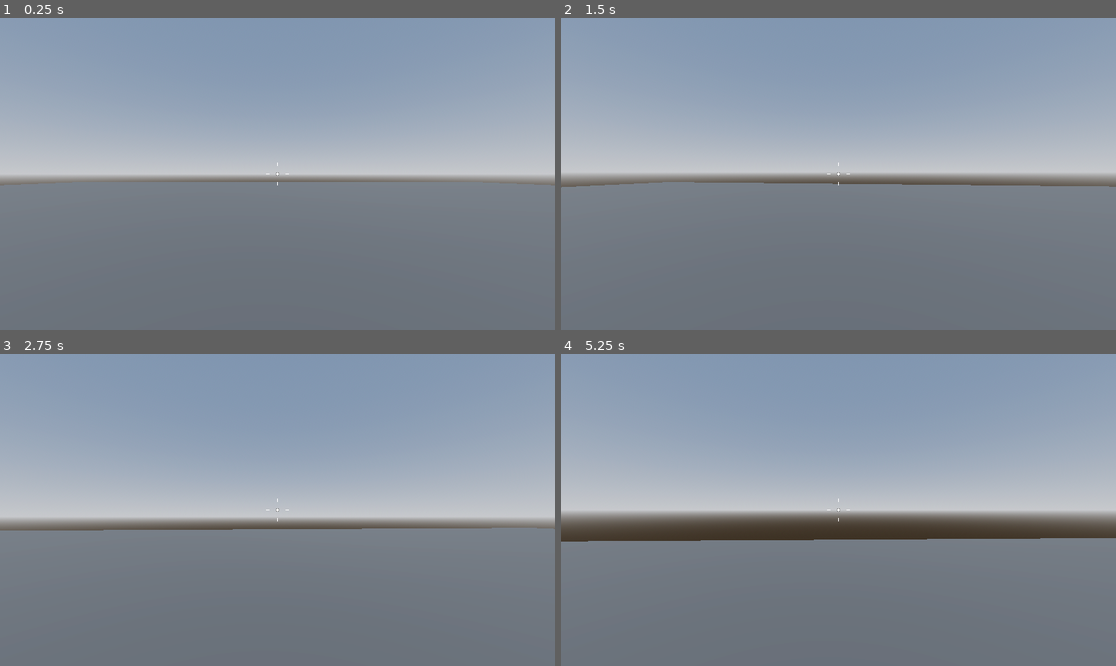
Above: before the commit, frames 1-4 (two rows, left to right).
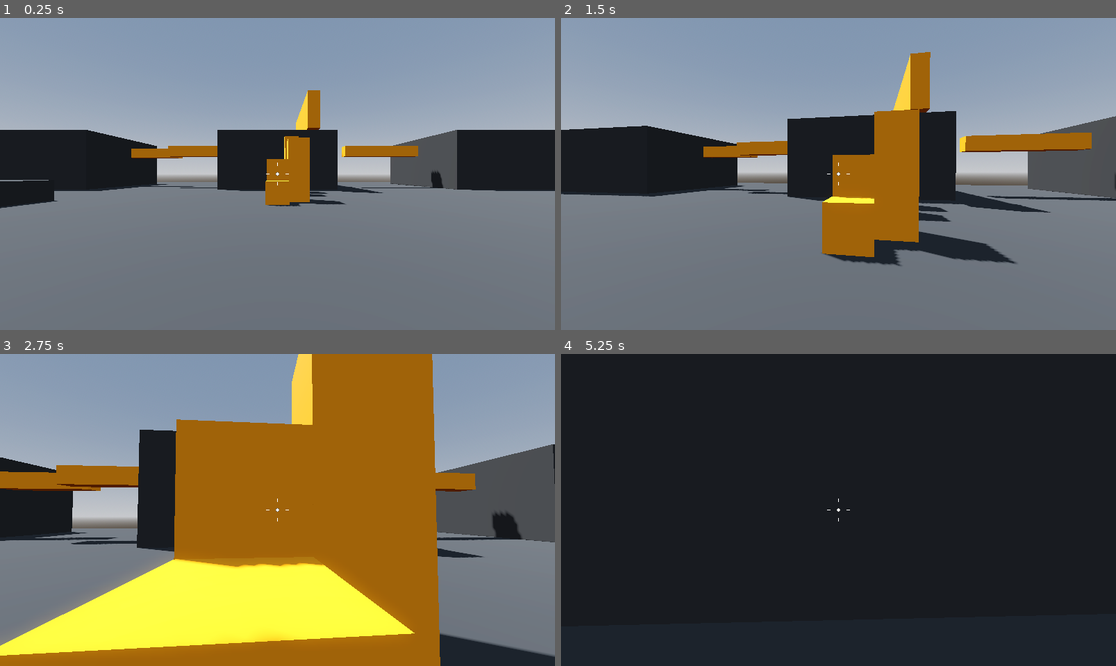
Above: after the commit, the same moments.

Repository: SugarF0x/robage-3d
Game: Godot game, scene res://Levels/sandbox.tscn
Same seed, same stepped clock (60 frames per second), same inputs: the game is played once before the commit and once after it.
Inputs (mouse positions are in pixels of both pictures, inside the frame that each line leads up to):
- Up to frame 1 (0.25 s): no input
- Up to frame 2 (1.5 s): tap Enter at 0.5 s; move the mouse to (866, 174) at 0.52 s; hold W (move_forward) from 0.53 s (still down); tap Space (jump) at 0.77 s; move the mouse to (810, 174) at 1.27 s
- Up to frame 3 (2.75 s): keep holding W (move_forward); tap Space (jump) at 1.52 s; move the mouse to (288, 503) at 2.02 s
- Up to frame 4 (5.25 s): keep holding W (move_forward); tap Space (jump) at 2.75, 3.02, 3.77, 4.52 s; move the mouse to (832, 516) at 2.77 s; move the mouse to (877, 513) at 3.52 s; move the mouse to (794, 506) at 4.27 s; move the mouse to (844, 510) at 5.02 s

The runs differ from the first frame. In frame 1, 17% of the frame differs, in the area x 0-100%, y 23-62%; in frame 2, 25%; in frame 3, 63%; in frame 4, 100%, in the area x 0-100%, y 0-100%.

Commit message:
add more objects to the sandbox

Diff:
--- /dev/null
+++ b/Levels/Materials/GrayMaterial.tres
@@ -0,0 +1,4 @@
+[gd_resource type="StandardMaterial3D" format=3 uid="uid://bfcw0tn2f76sy"]
+
+[resource]
+albedo_color = Color(0.196078, 0.196078, 0.196078, 1)
--- /dev/null
+++ b/Levels/Materials/OrangeMaterial.tres
@@ -0,0 +1,4 @@
+[gd_resource type="StandardMaterial3D" format=3 uid="uid://dcg5gp2j82fvr"]
+
+[resource]
+albedo_color = Color(1, 0.592157, 0, 1)
--- a/Levels/sandbox.tscn
+++ b/Levels/sandbox.tscn
@@ -1,6 +1,8 @@
 [gd_scene load_steps=7 format=3 uid="uid://b2t8cplp6prl2"]
 
+[ext_resource type="Material" uid="uid://bfcw0tn2f76sy" path="res://Levels/Materials/GrayMaterial.tres" id="1_78o21"]
 [ext_resource type="PackedScene" uid="uid://1dm7xquufcns" path="res://Player/player.tscn" id="1_n1wis"]
+[ext_resource type="Material" uid="uid://dcg5gp2j82fvr" path="res://Levels/Materials/OrangeMaterial.tres" id="3_0rd03"]
 
 [sub_resource type="ProceduralSkyMaterial" id="ProceduralSkyMaterial_2t2of"]
 sky_horizon_color = Color(0.64625, 0.65575, 0.67075, 1)
@@ -15,12 +17,6 @@
 tonemap_mode = 2
 glow_enabled = true
 
-[sub_resource type="StandardMaterial3D" id="StandardMaterial3D_mjhxh"]
-albedo_color = Color(0.196078, 0.196078, 0.196078, 1)
-
-[sub_resource type="StandardMaterial3D" id="StandardMaterial3D_eng5w"]
-albedo_color = Color(1, 0.592157, 0, 1)
-
 [node name="Sandbox" type="Node3D"]
 
 [node name="WorldEnvironment" type="WorldEnvironment" parent="."]
@@ -34,35 +30,161 @@
 transform = Transform3D(1, 0, 0, 0, 1, 0, 0, 0, 1, 0, -0.5, 0)
 use_collision = true
 size = Vector3(64, 1, 64)
-material = SubResource("StandardMaterial3D_mjhxh")
+material = ExtResource("1_78o21")
 
 [node name="Player" parent="." instance=ExtResource("1_n1wis")]
-transform = Transform3D(1, 0, 0, 0, 1, 0, 0, 0, 1, 0, 1, 0)
+transform = Transform3D(1.31134e-07, 0, -1, 0, 1, 0, 1, 0, 1.31134e-07, 0, 1, 0)
 
-[node name="Boxes" type="Node3D" parent="."]
+[node name="LevelObjects" type="Node3D" parent="."]
 transform = Transform3D(1, 0, 0, 0, 1, 0, 0, 0, 1, 0, -0.5, 0)
 
-[node name="CSGBox3D" type="CSGBox3D" parent="Boxes"]
-transform = Transform3D(1, 0, 0, 0, 1, 0, 0, 0, 1, 2, 1, 0)
-material_override = SubResource("StandardMaterial3D_eng5w")
+[node name="Buildings" type="Node3D" parent="LevelObjects"]
+
+[node name="Building" type="CSGBox3D" parent="LevelObjects/Buildings"]
+transform = Transform3D(1, 0, 0, 0, 1, 0, 0, 0, 1, 22, 3, 20)
+use_collision = true
+size = Vector3(10, 5, 10)
+material = ExtResource("1_78o21")
+
+[node name="Building2" type="CSGBox3D" parent="LevelObjects/Buildings"]
+transform = Transform3D(1, 0, 0, 0, 1, 0, 0, 0, 1, 22, 3, 0)
+use_collision = true
+size = Vector3(10, 5, 10)
+material = ExtResource("1_78o21")
+
+[node name="Building3" type="CSGBox3D" parent="LevelObjects/Buildings"]
+transform = Transform3D(1, 0, 0, 0, 1, 0, 0, 0, 1, 22, 3, -21)
+use_collision = true
+size = Vector3(10, 5, 10)
+material = ExtResource("1_78o21")
+
+[node name="Building4" type="CSGBox3D" parent="LevelObjects/Buildings"]
+transform = Transform3D(1, 0, 0, 0, 1, 0, 0, 0, 1, -22, 3, 20)
+use_collision = true
+size = Vector3(10, 5, 10)
+material = ExtResource("1_78o21")
+
+[node name="Building5" type="CSGBox3D" parent="LevelObjects/Buildings"]
+transform = Transform3D(1, 0, 0, 0, 1, 0, 0, 0, 1, -22, 3, 0)
+use_collision = true
+size = Vector3(10, 5, 10)
+material = ExtResource("1_78o21")
+
+[node name="Building6" type="CSGBox3D" parent="LevelObjects/Buildings"]
+transform = Transform3D(1, 0, 0, 0, 1, 0, 0, 0, 1, -22, 3, -21)
+use_collision = true
+size = Vector3(10, 5, 10)
+material = ExtResource("1_78o21")
+
+[node name="LargePlatform" type="CSGBox3D" parent="LevelObjects/Buildings"]
+transform = Transform3D(1, 0, 0, 0, 1, 0, 0, 0, 1, 0, 1, -21)
+use_collision = true
+size = Vector3(20, 1, 20)
+material = ExtResource("1_78o21")
+
+[node name="Boxes" type="Node3D" parent="LevelObjects"]
+
+[node name="Polygons" type="Node3D" parent="LevelObjects/Boxes"]
+transform = Transform3D(1, 0, 0, 0, 1, 0, 0, 0, 1, 0, 0.5, 0)
+
+[node name="CSGPolygon3D" type="CSGPolygon3D" parent="LevelObjects/Boxes/Polygons"]
+transform = Transform3D(-4.37114e-08, 0, 1, 0, 1, 0, -1, 0, -4.37114e-08, 0, 0, -8)
+use_collision = true
+polygon = PackedVector2Array(0, 0, 3, 1, 3, 0)
+depth = 5.0
+material = ExtResource("3_0rd03")
+
+[node name="CSGPolygon3D2" type="CSGPolygon3D" parent="LevelObjects/Boxes/Polygons"]
+transform = Transform3D(-1, 0, -8.74228e-08, 0, 1, 0, 8.74228e-08, 0, -1, -11, 0, -2.45096)
+use_collision = true
+polygon = PackedVector2Array(0, 0, 6, 5, 6, 0)
+depth = 5.0
+material = ExtResource("3_0rd03")
+
+[node name="CSGBox3D" type="CSGBox3D" parent="LevelObjects/Boxes"]
+transform = Transform3D(1, 0, 0, 0, 1, 0, 0, 0, 1, 9, 1, 0)
+material_override = ExtResource("3_0rd03")
 use_collision = true
 
-[node name="CSGBox3D2" type="CSGBox3D" parent="Boxes"]
-transform = Transform3D(1, 0, 0, 0, 1, 0, 0, 0, 1, 3, 2, 0)
-material_override = SubResource("StandardMaterial3D_eng5w")
+[node name="CSGBox3D2" type="CSGBox3D" parent="LevelObjects/Boxes"]
+transform = Transform3D(1, 0, 0, 0, 1, 0, 0, 0, 1, 10, 1.5, 0)
+material_override = ExtResource("3_0rd03")
 use_collision = true
+size = Vector3(1, 2, 1)
 
-[node name="CSGBox3D3" type="CSGBox3D" parent="Boxes"]
-transform = Transform3D(1, 0, 0, 0, 1, 0, 0, 0, 1, 3, 3, 1)
-material_override = SubResource("StandardMaterial3D_eng5w")
+[node name="CSGBox3D3" type="CSGBox3D" parent="LevelObjects/Boxes"]
+transform = Transform3D(1, 0, 0, 0, 1, 0, 0, 0, 1, 10, 2, 1)
+material_override = ExtResource("3_0rd03")
 use_collision = true
+size = Vector3(1, 3, 1)
 
-[node name="CSGBox3D4" type="CSGBox3D" parent="Boxes"]
-transform = Transform3D(1, 0, 0, 0, 1, 0, 0, 0, 1, 6, 3, 1)
-material_override = SubResource("StandardMaterial3D_eng5w")
+[node name="CSGBox3D4" type="CSGBox3D" parent="LevelObjects/Boxes"]
+transform = Transform3D(1, 0, 0, 0, 1, 0, 0, 0, 1, 13, 2, 1)
+material_override = ExtResource("3_0rd03")
 use_collision = true
+size = Vector3(1, 3, 1)
 
-[node name="CSGBox3D5" type="CSGBox3D" parent="Boxes"]
-transform = Transform3D(1, 0, 0, 0, 1, 0, 0, 0, 1, 6, 3, 5)
-material_override = SubResource("StandardMaterial3D_eng5w")
+[node name="CSGBox3D5" type="CSGBox3D" parent="LevelObjects/Boxes"]
+transform = Transform3D(1, 0, 0, 0, 1, 0, 0, 0, 1, 15, 2.5, 1)
+material_override = ExtResource("3_0rd03")
 use_collision = true
+size = Vector3(1, 4, 1)
+
+[node name="CSGBox3D6" type="CSGBox3D" parent="LevelObjects/Boxes"]
+transform = Transform3D(1, 0, 0, 0, 1, 0, 0, 0, 1, 20, 4, 10)
+material_override = ExtResource("3_0rd03")
+use_collision = true
+size = Vector3(1, 1, 7)
+
+[node name="CSGBox3D7" type="CSGBox3D" parent="LevelObjects/Boxes"]
+transform = Transform3D(1, 0, 0, 0, 1, 0, 0, 0, 1, 20, 4, -8)
+material_override = ExtResource("3_0rd03")
+use_collision = true
+size = Vector3(1, 1, 5)
+
+[node name="CSGBox3D8" type="CSGBox3D" parent="LevelObjects/Boxes"]
+transform = Transform3D(1, 0, 0, 0, 1, 0, 0, 0, 1, 22, 4, -13)
+material_override = ExtResource("3_0rd03")
+use_collision = true
+size = Vector3(1, 1, 5)
+
+[node name="CSGBox3D9" type="CSGBox3D" parent="LevelObjects/Boxes"]
+transform = Transform3D(1, 0, 0, 0, 1, 0, 0, 0, 1, -21, 6, -10.5)
+material_override = ExtResource("3_0rd03")
+use_collision = true
+size = Vector3(1, 1, 12)
+
+[node name="CSGBox3D10" type="CSGBox3D" parent="LevelObjects/Boxes"]
+transform = Transform3D(0.866025, 0, -0.5, 0, 1, 0, 0.5, 0, 0.866025, -21.25, 6, 9.93301)
+material_override = ExtResource("3_0rd03")
+use_collision = true
+size = Vector3(1, 1, 13)
+
+[node name="CSGBox3D11" type="CSGBox3D" parent="LevelObjects/Boxes"]
+transform = Transform3D(1, 0, 0, 0, 1, 0, 0, 0, 1, 21.75, 7, 2.93301)
+material_override = ExtResource("3_0rd03")
+use_collision = true
+size = Vector3(11, 3, 1)
+
+[node name="CSGCylinder3D" type="CSGCylinder3D" parent="LevelObjects/Boxes"]
+transform = Transform3D(1, 0, 0, 0, 1, 0, 0, 0, 1, 6, 2, 18)
+use_collision = true
+radius = 5.0
+height = 3.0
+sides = 32
+material = ExtResource("3_0rd03")
+
+[node name="CSGCylinder3D2" type="CSGCylinder3D" parent="LevelObjects/Boxes"]
+transform = Transform3D(1, 0, 0, 0, 1, 0, 0, 0, 1, -4, 1.5, 18)
+use_collision = true
+radius = 3.0
+sides = 16
+material = ExtResource("3_0rd03")
+
+[node name="CSGCylinder3D3" type="CSGCylinder3D" parent="LevelObjects/Boxes"]
+transform = Transform3D(1, 0, 0, 0, 1, 0, 0, 0, 1, -1, 1, 11)
+use_collision = true
+radius = 3.0
+height = 1.0
+sides = 16
+material = ExtResource("3_0rd03")
